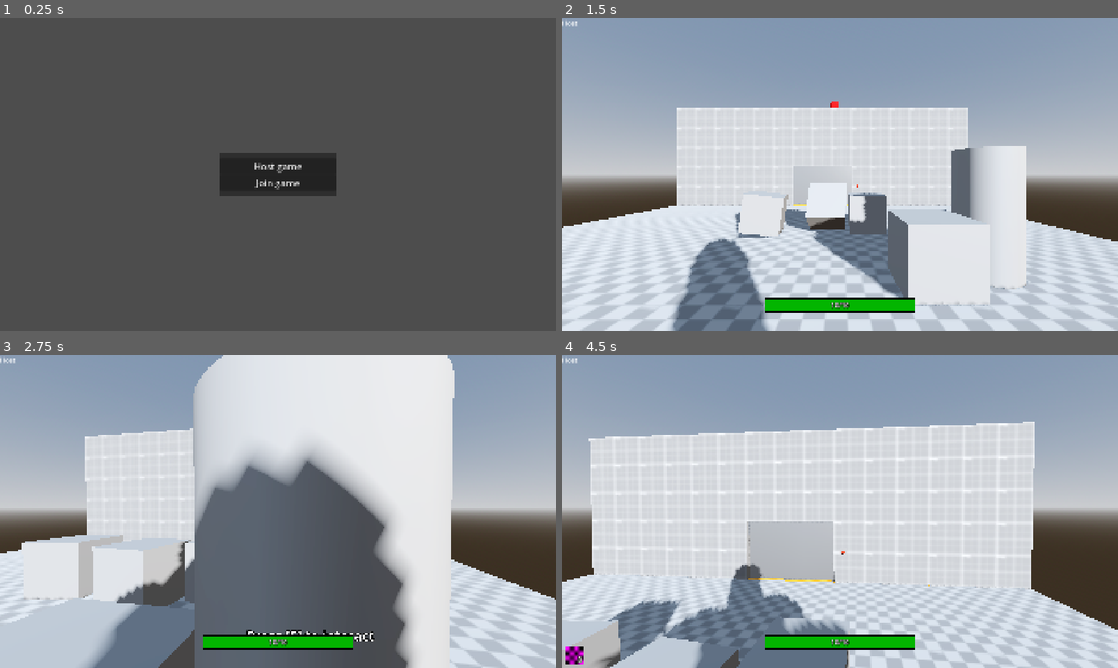
Above: before the commit, frames 1-4 (two rows, left to right).
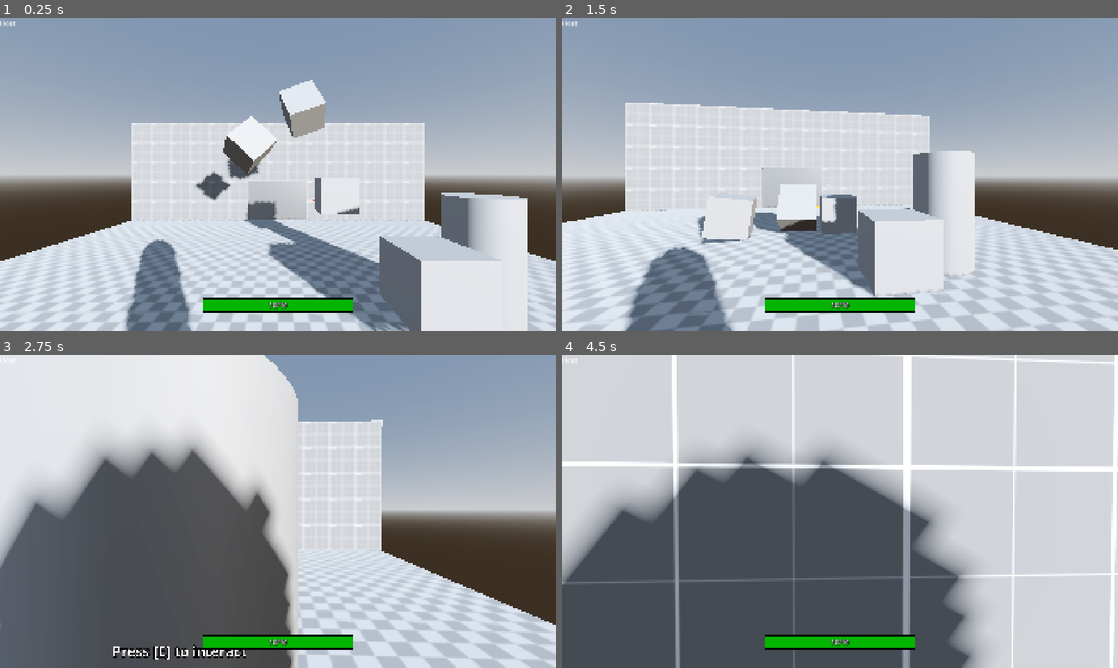
Above: after the commit, the same moments.

Repository: Arox315/Horror-Game
Game: Godot game, scene res://stages/playground/playground.tscn
Two runs of this game, one before a commit and one after it. Both use one fixed random seed, a clock stepped at 60 frames per second and the inputs below. The project has no main scene, so this scene is started directly.
Inputs (mouse positions are in pixels of both pictures, inside the frame that each line leads up to):
- Up to frame 1 (0.25 s): no input
- Up to frame 2 (1.5 s): click (840, 165) at 0.5 s, where only the run before the commit has a clickable "Host game"; tap Enter at 1.25 s; move the mouse to (962, 158) at 1.27 s; hold D (right) from 1.28 s (still down); tap E (interact) at 1.35 s; click (962, 158) at 1.42 s
- Up to frame 3 (2.75 s): tap Space (jump) at 1.52, 2.27 s; move the mouse to (250, 511) at 2.02 s; release D (right) at 2.03 s; hold W (forward) from 2.03 s (still down); tap E (interact) at 2.1 s
- Up to frame 4 (4.5 s): keep holding W (forward); move the mouse to (851, 505) at 2.77 s; tap E (interact) at 2.85, 3.6, 4.35 s; move the mouse to (834, 517) at 3.52 s; tap Space (jump) at 3.77 s; move the mouse to (878, 514) at 4.27 s

The runs differ from the first frame. In frame 1, 98% of the frame differs, in the area x 0-100%, y 0-100%; in frame 2, 24%; in frame 3, 71%; in frame 4, 79%.

Commit message:
feat: Implement main menu and lobby system
- Add multiplayer lobby creation and joining functionality in multiplayer_manager.gd.
- Introduce LobbySpawnManager to manage connected players in the lobby.
- Implement lobby.gd and lobby.tscn to handle lobby UI and interactions.
- Implement main_menu.gd and main_menu.tscn for the main menu with options to host or join a game.
- Add stage selection in the lobby for players to choose the game stage.

Diff:
--- a/globals/autoloads/multiplayer_manager.gd
+++ b/globals/autoloads/multiplayer_manager.gd
@@ -1,47 +1,93 @@
 extends Node
+
+signal client_connected(peer_id: int)
+
+const LOBBY = preload("uid://bwpiufd8m8gmh")
+const MAIN_MENU = preload("uid://c5kb3tpbfje51")
 
 const SERVER_PORT: int = 42069
 const SERVER_IP: String = "localhost"
 
-var multiplayer_player_scene: PackedScene = preload("res://entities/character/character.tscn")
-var players_spawn_point: Marker3D
-var current_scene : Node
+#var player_name: String
+var player_names: Dictionary = {}
 
-var peer: ENetMultiplayerPeer = ENetMultiplayerPeer.new()
+func _ready() -> void:
+	multiplayer.allow_object_decoding = true
+	var sync := MultiplayerSynchronizer.new()
+	var config := SceneReplicationConfig.new()
+	config.add_property(^":player_names")
+	sync.name = "PlayerDataSync"
+	sync.replication_config = config
+	add_child(sync)
 
 
-func host_game() -> void:
-	players_spawn_point = get_tree().current_scene.get_node("PlayersSpawnPoint")
-	current_scene = get_tree().current_scene
-
+func create_lobby(nickname: String) -> void:
+	var peer: ENetMultiplayerPeer = ENetMultiplayerPeer.new()
 	peer.create_server(SERVER_PORT)
 	multiplayer.multiplayer_peer = peer
 
-	multiplayer.peer_connected.connect(_spawn_player)
-	multiplayer.peer_disconnected.connect(_delete_player)
+	#_connect_signals()
+	#multiplayer.peer_connected.connect(_spawn_player)
+	#multiplayer.peer_disconnected.connect(_delete_player)
+	player_names[1] = nickname
 
-	_spawn_player()
-	print_debug("Joined as host! ID: %d" % peer.get_unique_id())
+	print("Lobby created!")
 
 
-func join_game() -> void:
+func join_lobby(nickname: String) -> void:
+	var peer: ENetMultiplayerPeer = ENetMultiplayerPeer.new()
+	if not multiplayer.server_disconnected.is_connected(_on_server_disconnected):
+		multiplayer.server_disconnected.connect(_on_server_disconnected)
+
 	peer.create_client(SERVER_IP,SERVER_PORT)
 	multiplayer.multiplayer_peer = peer
-	print_debug("Joined as player! ID: %d" % peer.get_unique_id())
+
+	multiplayer.connected_to_server.connect(_on_connected.bind(peer.get_unique_id(), nickname))
+
+	print("Joined lobby!")
 
 
-func _spawn_player(id: int = 1) -> void:
-	if not multiplayer.is_server():
-		return
-
-	var player_to_spawn = multiplayer_player_scene.instantiate()
-	player_to_spawn.name = str(id)
-	player_to_spawn.transform.origin = players_spawn_point.transform.origin
-	current_scene.call_deferred("add_child", player_to_spawn)
+func _on_server_disconnected() -> void:
+	print("Lobby has been disbanded.")
+	terminate_connection()
 
 
-func _delete_player(id: int) -> void:
-	if not current_scene.has_node(str(id)):
-		return
+func _on_connected(peer_id: int, nickname: String):
+	_register_player_name.rpc(peer_id, nickname)
 
-	current_scene.get_node(str(id)).queue_free()
+
+@rpc("any_peer","call_local")
+func _register_player_name(peer_id: int, nickname: String) -> void:
+	player_names[peer_id] = nickname
+
+	#call_deferred("emit_signal","client_connected", peer_id)
+	await  get_tree().physics_frame
+	client_connected.emit(peer_id)
+
+
+func load_lobby() -> void:
+	print("Loading lobby...")
+	load_new_scene(LOBBY)
+
+
+func terminate_connection() -> void:
+	print("Connection terminated. Loading main menu...")
+	load_new_scene(MAIN_MENU)
+	multiplayer.multiplayer_peer = null
+	_disconnect_signals()
+
+func load_new_scene(scene: PackedScene) -> void:
+	get_tree().call_deferred("change_scene_to_packed", scene)
+
+
+#@rpc("reliable", "any_peer", "call_local")
+#func load_new_scene_from_id(id: int) -> void:
+	#get_tree().call_deferred("change_scene_to_packed", Utilities.STAGES[id])
+
+@rpc("reliable", "authority", "call_local")
+func load_new_scene_from_id(id: int) -> void:
+	get_tree().call_deferred("change_scene_to_packed", Utilities.STAGES[id])
+
+func _disconnect_signals() -> void:
+	if multiplayer.server_disconnected.has_connections():
+		multiplayer.server_disconnected.disconnect(_on_server_disconnected)
--- a/globals/autoloads/utilities.gd
+++ b/globals/autoloads/utilities.gd
@@ -1,5 +1,13 @@
 extends Node
 ## Utilities provide useful methods for common use
+
+enum stage_id {
+	PLAYGROUND
+}
+
+const STAGES: Dictionary = {
+	stage_id.PLAYGROUND: preload("uid://dvi7lqoafi1cl")
+}
 
 # ----- Utilities -----
 
--- /dev/null
+++ b/multiplayer/lobby_spawn_manager/lobby_spawn_manager.gd
@@ -0,0 +1,43 @@
+class_name LobbySpawnManager
+extends Node
+
+var connected_player_banner_scene: PackedScene = preload("uid://csixnn6wfsgjd")
+var connected_players: VBoxContainer
+
+
+func _ready() -> void:
+	multiplayer.peer_connected.connect(_on_peer_connected)
+	multiplayer.peer_disconnected.connect(_on_peer_disconnected)
+
+	MultiplayerManager.client_connected.connect(_on_client_connected)
+
+	connected_players = get_parent().get_node("%ConnectedPlayers")
+
+	_add_connected_player_banner()
+
+
+func _on_peer_connected(peer_id: int) -> void:
+	print("Player: %s connected!" % peer_id)
+	_add_connected_player_banner(peer_id)
+
+
+func _on_peer_disconnected(peer_id: int) -> void:
+	print("Player: %s disconnected!" % peer_id)
+	_delete_connected_player_banner(peer_id)
+
+
+func _on_client_connected(peer_id: int) -> void:
+	connected_players.get_node(str(peer_id)).text = MultiplayerManager.player_names[peer_id]
+
+
+func _add_connected_player_banner(peer_id: int = 1) -> void:
+	var connected_player_banner = connected_player_banner_scene.instantiate()
+	connected_player_banner.name = str(peer_id)
+	connected_player_banner.text = MultiplayerManager.player_names.get(peer_id, "Connecting player...")
+	connected_player_banner.set_multiplayer_authority(1)
+	connected_players.add_child(connected_player_banner)
+
+
+func _delete_connected_player_banner(peer_id: int) -> void:
+	if not connected_players.has_node(str(peer_id)): return
+	connected_players.get_node(str(peer_id)).queue_free()
--- /dev/null
+++ b/multiplayer/lobby_spawn_manager/lobby_spawn_manager.tscn
@@ -0,0 +1,6 @@
+[gd_scene load_steps=2 format=3 uid="uid://bj46wjkp0wjls"]
+
+[ext_resource type="Script" uid="uid://cp7guri4n00n4" path="res://multiplayer/lobby_spawn_manager/lobby_spawn_manager.gd" id="1_eglel"]
+
+[node name="LobbySpawnManager" type="Node"]
+script = ExtResource("1_eglel")
--- /dev/null
+++ b/multiplayer/spawn_manager/spawn_manager.gd
@@ -0,0 +1,83 @@
+class_name SpawnManager
+extends Node
+
+var multiplayer_player_scene: PackedScene = preload("uid://c7ksecespxm2u")
+var players_spawn_point: Marker3D
+var current_scene : Node
+
+var ready_peers: Dictionary = {1: false}
+
+
+func _enter_tree() -> void:
+	for peer in multiplayer.get_peers():
+		ready_peers[peer] = false
+
+
+func _ready() -> void:
+	if not multiplayer.is_server():
+		process_mode = Node.PROCESS_MODE_DISABLED
+		return
+
+	current_scene = get_tree().current_scene
+	players_spawn_point = current_scene.get_node("PlayersSpawnPoint")
+	multiplayer.peer_connected.connect(_on_peer_connected)
+	multiplayer.peer_disconnected.connect(_on_peer_disconnected)
+
+	ready_peers[1] = true
+	_spawn_player(1)
+
+	#_spawn_player()
+	#
+	#await get_tree().physics_frame
+	#
+	#for peer in multiplayer.get_peers():
+		#_spawn_player(peer)
+
+
+@rpc("reliable", "any_peer")
+func client_ready() -> void:
+	var peer_id := multiplayer.get_remote_sender_id()
+	ready_peers[peer_id] = true
+
+	if all_clients_ready():
+		_spawn_players()
+
+
+func _spawn_players() -> void:
+	#_spawn_player(1)
+
+	for peer in multiplayer.get_peers():
+		_spawn_player(peer)
+
+
+func all_clients_ready() -> bool:
+	for peer_id in ready_peers.keys():
+		if not ready_peers[peer_id]:
+			return false
+	return true
+
+
+func _on_peer_connected(peer_id: int) -> void:
+	print("Player: %s connected!" % peer_id)
+	ready_peers[peer_id] = false
+
+
+func _on_peer_disconnected(peer_id: int) -> void:
+	print("Player: %s disconnected!" % peer_id)
+	_delete_player(peer_id)
+
+
+func _spawn_player(peer_id: int = 1) -> void:
+	if not multiplayer.is_server(): return
+
+	var player_to_spawn = multiplayer_player_scene.instantiate()
+	player_to_spawn.name = str(peer_id)
+	player_to_spawn.transform.origin = players_spawn_point.transform.origin
+	current_scene.call_deferred("add_child", player_to_spawn)
+
+
+func _delete_player(peer_id: int) -> void:
+	if not current_scene.has_node(str(peer_id)):
+		return
+
+	current_scene.get_node(str(peer_id)).queue_free()
--- /dev/null
+++ b/multiplayer/spawn_manager/spawn_manager.tscn
@@ -0,0 +1,6 @@
+[gd_scene load_steps=2 format=3 uid="uid://dkix426nuv2tl"]
+
+[ext_resource type="Script" uid="uid://3ppyjxo71g73" path="res://multiplayer/spawn_manager/spawn_manager.gd" id="1_bntwm"]
+
+[node name="SpawnManager" type="Node"]
+script = ExtResource("1_bntwm")
--- a/project.godot
+++ b/project.godot
@@ -35,6 +35,7 @@
 folder_colors={
 "res://assets/": "gray",
 "res://entities/": "blue",
+"res://multiplayer/": "yellow",
 "res://scripts/": "teal",
 "res://stages/": "purple",
 "res://ui/": "green"
--- /dev/null
+++ b/stages/lobby/connected_player/connected_player.gd
@@ -0,0 +1 @@
+extends Label
--- /dev/null
+++ b/stages/lobby/connected_player/connected_player.tscn
@@ -0,0 +1,21 @@
+[gd_scene load_steps=3 format=3 uid="uid://csixnn6wfsgjd"]
+
+[ext_resource type="Script" uid="uid://5l4y1n5wqhcc" path="res://stages/lobby/connected_player/connected_player.gd" id="1_fxnbv"]
+
+[sub_resource type="SceneReplicationConfig" id="SceneReplicationConfig_8mif4"]
+properties/0/path = NodePath(".:text")
+properties/0/spawn = true
+properties/0/replication_mode = 1
+
+[node name="ConnectedPlayer" type="Label"]
+anchors_preset = 15
+anchor_right = 1.0
+anchor_bottom = 1.0
+grow_horizontal = 2
+grow_vertical = 2
+theme_override_font_sizes/font_size = 32
+text = "Player"
+script = ExtResource("1_fxnbv")
+
+[node name="MultiplayerSynchronizer" type="MultiplayerSynchronizer" parent="."]
+replication_config = SubResource("SceneReplicationConfig_8mif4")
--- /dev/null
+++ b/stages/lobby/lobby.gd
@@ -0,0 +1,29 @@
+extends Control
+
+@onready var stage_selector: OptionButton = $Wrapper/StageSelectPanel/StageSelectWrapper/StageSelector
+@onready var start_game_btn: Button = $Wrapper/StageSelectPanel/StageSelectWrapper/StartGameBtn
+
+
+
+func _ready() -> void:
+	if multiplayer.is_server():
+		var spawn_manager_scene = preload("uid://bj46wjkp0wjls")
+		var spawn_manager = spawn_manager_scene.instantiate()
+		add_child(spawn_manager)
+
+	stage_selector.add_item("Playground", Utilities.stage_id.PLAYGROUND)
+	stage_selector.selected = Utilities.stage_id.PLAYGROUND
+
+	if not multiplayer.is_server():
+		stage_selector.disabled = true
+		start_game_btn.disabled = true
+
+
+func _on_start_game_btn_pressed() -> void:
+	if not multiplayer.is_server(): return
+	print("Loading %s..." % stage_selector.get_item_text(stage_selector.selected))
+	MultiplayerManager.load_new_scene_from_id.rpc(stage_selector.selected)
+
+
+func _on_leave_lobby_btn_pressed() -> void:
+	MultiplayerManager.terminate_connection()
--- /dev/null
+++ b/stages/lobby/lobby.tscn
@@ -0,0 +1,97 @@
+[gd_scene load_steps=2 format=3 uid="uid://bwpiufd8m8gmh"]
+
+[ext_resource type="Script" uid="uid://ddxbq3x1r2yb2" path="res://stages/lobby/lobby.gd" id="1_i4flk"]
+
+[node name="Lobby" type="Control"]
+layout_mode = 3
+anchors_preset = 15
+anchor_right = 1.0
+anchor_bottom = 1.0
+grow_horizontal = 2
+grow_vertical = 2
+script = ExtResource("1_i4flk")
+
+[node name="Background" type="TextureRect" parent="."]
+layout_mode = 1
+anchors_preset = 15
+anchor_right = 1.0
+anchor_bottom = 1.0
+grow_horizontal = 2
+grow_vertical = 2
+
+[node name="Wrapper" type="MarginContainer" parent="."]
+layout_mode = 1
+anchors_preset = 15
+anchor_right = 1.0
+anchor_bottom = 1.0
+grow_horizontal = 2
+grow_vertical = 2
+theme_override_constants/margin_left = 25
+theme_override_constants/margin_top = 25
+theme_override_constants/margin_right = 25
+theme_override_constants/margin_bottom = 25
+
+[node name="ConnectedPlayersPanel" type="Panel" parent="Wrapper"]
+custom_minimum_size = Vector2(512, 0)
+layout_mode = 2
+size_flags_horizontal = 8
+
+[node name="ConnectedPlayersWrapper" type="MarginContainer" parent="Wrapper/ConnectedPlayersPanel"]
+layout_mode = 1
+anchors_preset = 15
+anchor_right = 1.0
+anchor_bottom = 1.0
+grow_horizontal = 2
+grow_vertical = 2
+theme_override_constants/margin_left = 15
+theme_override_constants/margin_top = 15
+theme_override_constants/margin_right = 15
+theme_override_constants/margin_bottom = 15
+
+[node name="ConnectedPlayers" type="VBoxContainer" parent="Wrapper/ConnectedPlayersPanel/ConnectedPlayersWrapper"]
+unique_name_in_owner = true
+layout_mode = 2
+size_flags_vertical = 0
+
+[node name="StageSelectPanel" type="Panel" parent="Wrapper"]
+custom_minimum_size = Vector2(256, 256)
+layout_mode = 2
+size_flags_horizontal = 0
+size_flags_vertical = 8
+
+[node name="StageSelectWrapper" type="MarginContainer" parent="Wrapper/StageSelectPanel"]
+layout_mode = 1
+anchors_preset = 15
+anchor_right = 1.0
+anchor_bottom = 1.0
+grow_horizontal = 2
+grow_vertical = 2
+theme_override_constants/margin_left = 15
+theme_override_constants/margin_top = 15
+theme_override_constants/margin_right = 15
+theme_override_constants/margin_bottom = 15
+
+[node name="StageSelector" type="OptionButton" parent="Wrapper/StageSelectPanel/StageSelectWrapper"]
+layout_mode = 2
+size_flags_vertical = 0
+
+[node name="StartGameBtn" type="Button" parent="Wrapper/StageSelectPanel/StageSelectWrapper"]
+layout_mode = 2
+size_flags_vertical = 8
+theme_override_font_sizes/font_size = 32
+text = "Start Game"
+
+[node name="LeaveLobbyBtn" type="Button" parent="Wrapper"]
+layout_mode = 2
+size_flags_horizontal = 0
+size_flags_vertical = 0
+theme_override_font_sizes/font_size = 32
+text = "Leave
+"
+
+[node name="ConnectedPlayerSpawner" type="MultiplayerSpawner" parent="."]
+_spawnable_scenes = PackedStringArray("uid://csixnn6wfsgjd")
+spawn_path = NodePath("../Wrapper/ConnectedPlayersPanel/ConnectedPlayersWrapper/ConnectedPlayers")
+
+[connection signal="pressed" from="Wrapper/StageSelectPanel/StageSelectWrapper/StartGameBtn" to="." method="_on_start_game_btn_pressed"]
+[connection signal="pressed" from="Wrapper/LeaveLobbyBtn" to="." method="_on_leave_lobby_btn_pressed"]
--- /dev/null
+++ b/stages/main_menu/main_menu.gd
@@ -0,0 +1,14 @@
+extends Control
+
+@onready var nickname_panel: LineEdit = $Wrapper/NicknamePanel
+
+func _on_host_btn_pressed() -> void:
+	var nickname = nickname_panel.text if nickname_panel.text else "Host"
+	MultiplayerManager.create_lobby(nickname)
+	MultiplayerManager.load_lobby()
+
+
+func _on_join_btn_pressed() -> void:
+	var nickname = nickname_panel.text if nickname_panel.text else "Player"
+	MultiplayerManager.load_lobby()
+	MultiplayerManager.join_lobby(nickname)
--- /dev/null
+++ b/stages/main_menu/main_menu.tscn
@@ -0,0 +1,81 @@
+[gd_scene load_steps=3 format=3 uid="uid://c5kb3tpbfje51"]
+
+[ext_resource type="Script" uid="uid://byhtcg2ejfpwr" path="res://stages/main_menu/main_menu.gd" id="1_phs36"]
+
+[sub_resource type="PlaceholderTexture2D" id="PlaceholderTexture2D_phs36"]
+
+[node name="MainMenu" type="Control"]
+layout_mode = 3
+anchors_preset = 15
+anchor_right = 1.0
+anchor_bottom = 1.0
+grow_horizontal = 2
+grow_vertical = 2
+script = ExtResource("1_phs36")
+
+[node name="Background" type="TextureRect" parent="."]
+texture_filter = 1
+layout_mode = 1
+anchors_preset = 15
+anchor_right = 1.0
+anchor_bottom = 1.0
+grow_horizontal = 2
+grow_vertical = 2
+texture = SubResource("PlaceholderTexture2D_phs36")
+
+[node name="Wrapper" type="MarginContainer" parent="."]
+layout_mode = 1
+anchors_preset = 15
+anchor_right = 1.0
+anchor_bottom = 1.0
+grow_horizontal = 2
+grow_vertical = 2
+theme_override_constants/margin_left = 25
+theme_override_constants/margin_top = 25
+theme_override_constants/margin_right = 25
+theme_override_constants/margin_bottom = 25
+
+[node name="MainPanel" type="Panel" parent="Wrapper"]
+custom_minimum_size = Vector2(256, 256)
+layout_mode = 2
+size_flags_horizontal = 0
+size_flags_vertical = 4
+
+[node name="Buttons" type="VBoxContainer" parent="Wrapper/MainPanel"]
+layout_mode = 1
+anchors_preset = 8
+anchor_left = 0.5
+anchor_top = 0.5
+anchor_right = 0.5
+anchor_bottom = 0.5
+offset_left = -102.0
+offset_top = -55.0
+offset_right = 102.0
+offset_bottom = 55.0
+grow_horizontal = 2
+grow_vertical = 2
+size_flags_horizontal = 0
+size_flags_vertical = 4
+
+[node name="HostBtn" type="Button" parent="Wrapper/MainPanel/Buttons"]
+layout_mode = 2
+theme_override_font_sizes/font_size = 32
+text = "Create lobby"
+
+[node name="JoinBtn" type="Button" parent="Wrapper/MainPanel/Buttons"]
+layout_mode = 2
+theme_override_font_sizes/font_size = 32
+text = "Join lobby"
+
+[node name="NicknamePanel" type="LineEdit" parent="Wrapper"]
+custom_minimum_size = Vector2(512, 64)
+layout_mode = 2
+size_flags_horizontal = 4
+size_flags_vertical = 8
+theme_override_font_sizes/font_size = 32
+placeholder_text = "Name"
+max_length = 50
+clear_button_enabled = true
+
+[connection signal="pressed" from="Wrapper/MainPanel/Buttons/HostBtn" to="." method="_on_host_btn_pressed"]
+[connection signal="pressed" from="Wrapper/MainPanel/Buttons/JoinBtn" to="." method="_on_join_btn_pressed"]
--- a/stages/playground/playground.tscn
+++ b/stages/playground/playground.tscn
@@ -1,13 +1,12 @@
-[gd_scene load_steps=67 format=3 uid="uid://dvi7lqoafi1cl"]
-
+[gd_scene load_steps=66 format=3 uid="uid://dvi7lqoafi1cl"]
+
+[ext_resource type="Script" uid="uid://buw6ghtd823ix" path="res://stages/stage.gd" id="1_nfegs"]
 [ext_resource type="PackedScene" uid="uid://352pm4hcxqtx" path="res://stages/playground/block.tscn" id="1_qchbg"]
 [ext_resource type="Texture2D" uid="uid://b0nhpggoqkyc3" path="res://assets/textures/prototype/dev_tiles-white.png" id="2_4y8jm"]
 [ext_resource type="Texture2D" uid="uid://00bjogdgqtt4" path="res://assets/textures/prototype/dev_tiles-orange.png" id="2_5wu1j"]
 [ext_resource type="Texture2D" uid="uid://b86nqm7fi6hb0" path="res://assets/textures/prototype/dev_tiles-gray.png" id="2_ac2je"]
-[ext_resource type="Script" uid="uid://cnglits2m8u6w" path="res://scripts/multiplayer_menu.gd" id="2_elqxi"]
 [ext_resource type="PackedScene" uid="uid://dmgtd4kr3b0wd" path="res://entities/interactables/color_changer/color_changer.tscn" id="3_bkhp6"]
 [ext_resource type="PackedScene" uid="uid://dbwe4mpgrbf1o" path="res://common/interactable/trigger/interactable_trigger.tscn" id="4_ruau5"]
-[ext_resource type="PackedScene" uid="uid://c4upv6xtythq5" path="res://stages/test_enemy.tscn" id="6_bkhp6"]
 [ext_resource type="PackedScene" uid="uid://cj72bmdxu2h7b" path="res://entities/interactables/teleporter/teleporter.tscn" id="6_ilnn3"]
 [ext_resource type="Texture2D" uid="uid://c6l4gm0v03vwf" path="res://assets/textures/prototype/dev_texture-gray.png" id="8_ac2je"]
 [ext_resource type="Texture2D" uid="uid://1jdonkbwwchk" path="res://assets/textures/prototype/dev_texture-orange.png" id="10_iapem"]
@@ -47,6 +46,7 @@
 func _on_interacted(body:Variant, _sender: InteractableTrigger) -> void:
 	ServerRequests.send_add_effect_request(body,EffectsTable.Effects.TEST01)
 	#ServerRequests.send_delete_request(self)
+	pass
 "
 
 [sub_resource type="CylinderMesh" id="CylinderMesh_o6tti"]
@@ -229,6 +229,7 @@
 
 func _on_interacted(body:Variant, _sender: InteractableTrigger) -> void:
 	ServerRequests.send_add_effect_request(body, EffectsTable.Effects.ACCELERATING_MOVE_SPEED)
+	pass
 "
 
 [sub_resource type="BoxShape3D" id="BoxShape3D_x0fsn"]
@@ -246,6 +247,7 @@
 
 func _on_interacted(body:Variant, _sender: InteractableTrigger) -> void:
 	ServerRequests.send_add_effect_request(body, EffectsTable.Effects.BONUS_JUMP_HEIGHT)
+	pass
 "
 
 [sub_resource type="BoxShape3D" id="BoxShape3D_eyhu8"]
@@ -262,6 +264,7 @@
 
 func _on_interacted(body:Variant, _sender: InteractableTrigger) -> void:
 	ServerRequests.send_add_effect_request(body, EffectsTable.Effects.PASSIVE_HEALTH_REGENERATION)
+	pass
 "
 
 [sub_resource type="BoxShape3D" id="BoxShape3D_4vqsl"]
@@ -342,6 +345,7 @@
 [sub_resource type="WorldBoundaryShape3D" id="WorldBoundaryShape3D_rwvch"]
 
 [node name="Playground" type="Node3D"]
+script = ExtResource("1_nfegs")
 
 [node name="Env" type="Node" parent="."]
 
@@ -355,51 +359,6 @@
 [node name="PlayerMultiplayerSpawner" type="MultiplayerSpawner" parent="."]
 _spawnable_scenes = PackedStringArray("uid://c7ksecespxm2u")
 spawn_path = NodePath("..")
-
-[node name="MultiplayerMenu" type="Control" parent="."]
-layout_mode = 3
-anchors_preset = 15
-anchor_right = 1.0
-anchor_bottom = 1.0
-grow_horizontal = 2
-grow_vertical = 2
-script = ExtResource("2_elqxi")
-
-[node name="Panel" type="Panel" parent="MultiplayerMenu"]
-custom_minimum_size = Vector2(400, 150)
-layout_mode = 1
-anchors_preset = 8
-anchor_left = 0.5
-anchor_top = 0.5
-anchor_right = 0.5
-anchor_bottom = 0.5
-offset_left = -20.0
-offset_top = -20.0
-offset_right = 20.0
-offset_bottom = 20.0
-grow_horizontal = 2
-grow_vertical = 2
-
-[node name="VBoxContainer" type="VBoxContainer" parent="MultiplayerMenu/Panel"]
-layout_mode = 1
-anchors_preset = 14
-anchor_top = 0.5
-anchor_right = 1.0
-anchor_bottom = 0.5
-offset_top = -33.0
-offset_bottom = 33.0
-grow_horizontal = 2
-grow_vertical = 2
-
-[node name="HostButton" type="Button" parent="MultiplayerMenu/Panel/VBoxContainer"]
-layout_mode = 2
-theme_override_font_sizes/font_size = 32
-text = "Host game"
-
-[node name="JoinButton" type="Button" parent="MultiplayerMenu/Panel/VBoxContainer"]
-layout_mode = 2
-theme_override_font_sizes/font_size = 32
-text = "Join game"
 
 [node name="Room1" type="Node3D" parent="."]
 
@@ -690,9 +649,6 @@
 [node name="PlayersSpawnPoint" type="Marker3D" parent="."]
 transform = Transform3D(1, 0, 0, 0, 1, 0, 0, 0, 1, 0, 1, 3)
 
-[node name="TestEnemy" parent="." instance=ExtResource("6_bkhp6")]
-transform = Transform3D(1, 0, 0, 0, 1, 0, 0, 0, 1, 0.31309605, 19.73263, -20.560532)
-
 [node name="OutOfBoundsTriggerKill" type="Area3D" parent="."]
 transform = Transform3D(1, 0, 0, 0, 1, 0, 0, 0, 1, 0, -25, 0)
 script = SubResource("GDScript_iapem")
@@ -700,8 +656,6 @@
 [node name="CollisionShape3D" type="CollisionShape3D" parent="OutOfBoundsTriggerKill"]
 shape = SubResource("WorldBoundaryShape3D_rwvch")
 
-[connection signal="pressed" from="MultiplayerMenu/Panel/VBoxContainer/HostButton" to="MultiplayerMenu" method="_on_host_button_pressed"]
-[connection signal="pressed" from="MultiplayerMenu/Panel/VBoxContainer/JoinButton" to="MultiplayerMenu" method="_on_join_button_pressed"]
 [connection signal="body_entered" from="OutOfBoundsTriggerKill" to="OutOfBoundsTriggerKill" method="_on_body_entered"]
 
 [editable path="Room1/TestInteractable/InteractableTrigger"]
--- /dev/null
+++ b/stages/stage.gd
@@ -0,0 +1,11 @@
+extends Node3D
+
+
+func _ready() -> void:
+	var spawn_manager_scene = preload("uid://dkix426nuv2tl")
+	var spawn_manager = spawn_manager_scene.instantiate()
+	add_child(spawn_manager)
+
+	if not multiplayer.is_server():
+		await get_tree().create_timer(1).timeout
+		spawn_manager.client_ready.rpc_id(1)
Not shown, added: multiplayer/lobby_spawn_manager/lobby_spawn_manager.gd.uid
Not shown, added: multiplayer/spawn_manager/spawn_manager.gd.uid
Not shown, added: stages/lobby/connected_player/connected_player.gd.uid
Not shown, added: stages/lobby/lobby.gd.uid
Not shown, added: stages/main_menu/main_menu.gd.uid
Not shown, added: stages/stage.gd.uid
Not shown, added: stages/lobby/lobby.tscn157182282.tmp
Not shown, added: stages/playground/playground2.tscn461674630.tmp
